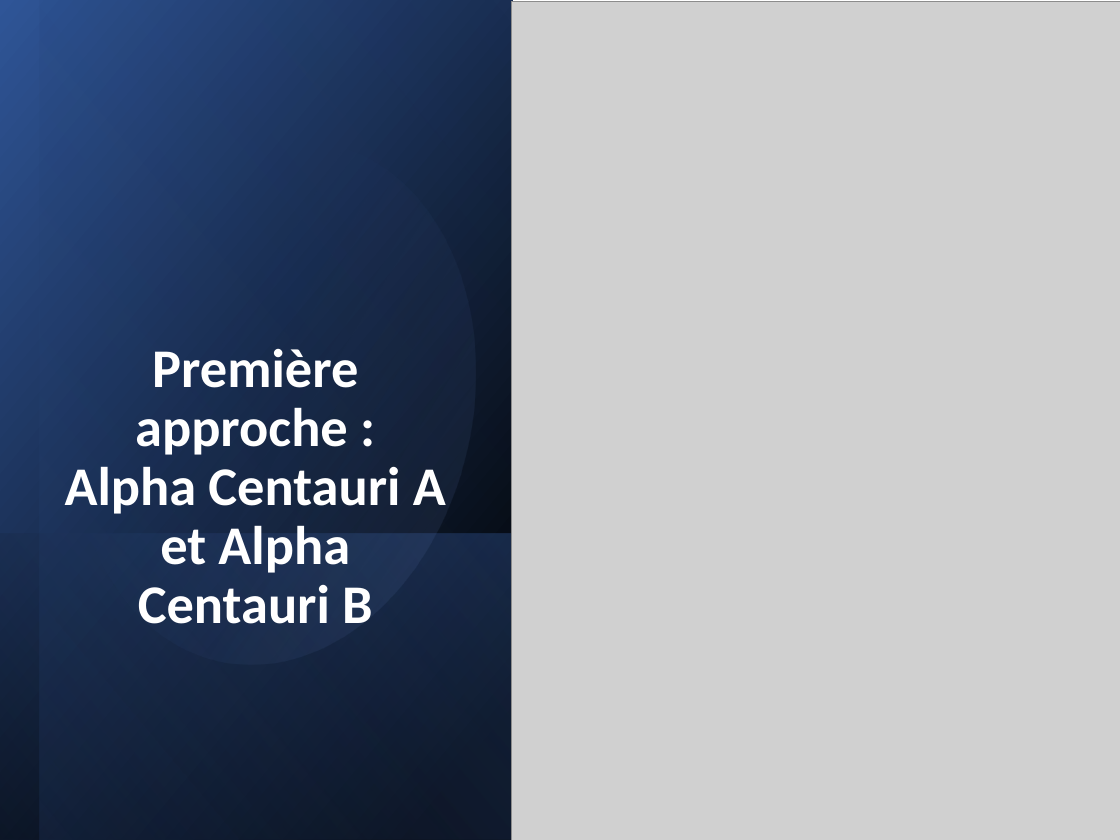
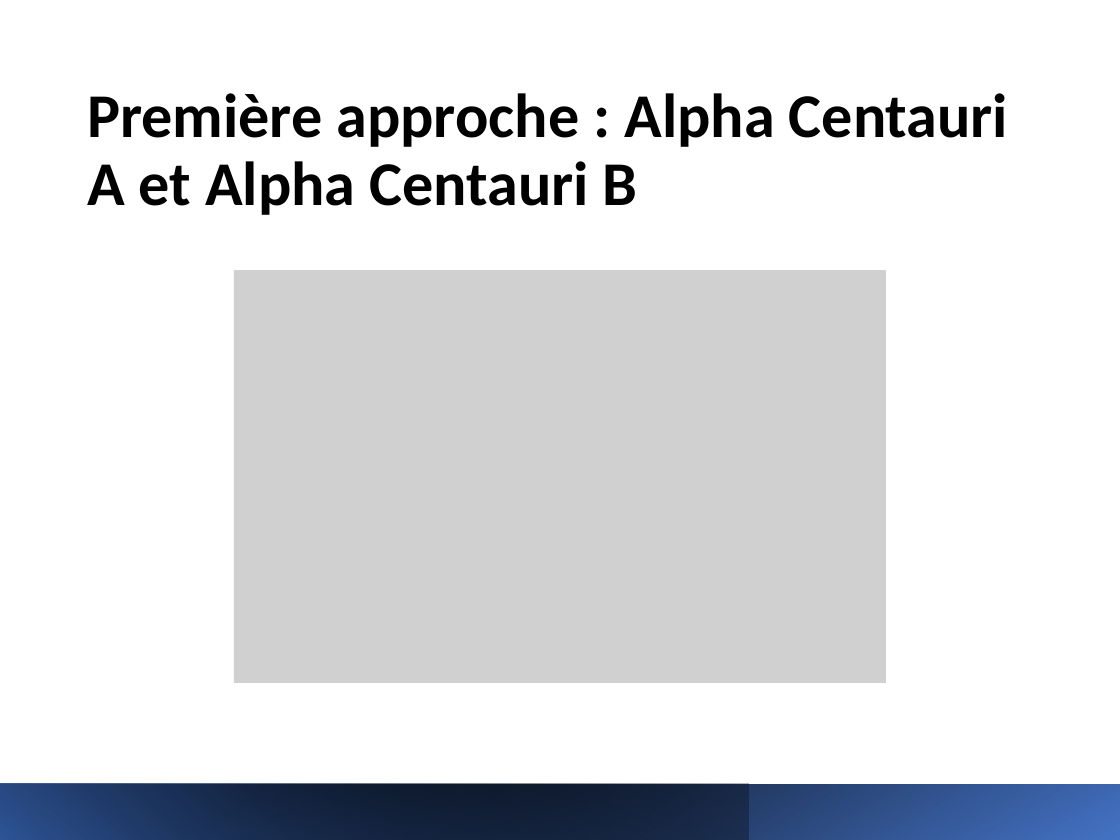
Before and after one commit to LauraElKaim/Project_Three_Body_Problem, a slide deck: slide 6 of beamer/Three_body_problem_powerpoint.pptx. Drawn at 1120x840 pixels with LibreOffice and Linux fonts; fonts in the diff are those of the drawing; grey boxes stand for pictures; background and template pictures are left out. Boxes give left, top, right and bottom in pixels: in the first picture for what was removed or moved away, otherwise in the second. Text is boxed around its words. In the diff, an @@ line names an element or a change of style, - is before the commit and + after.

```diff
--- a/beamer/Three_body_problem_powerpoint.pptx
+++ b/beamer/Three_body_problem_powerpoint.pptx
@@ rectangle removed at (0, 0, 513, 840) @@
@@ rectangle removed at (39, 1, 512, 840) @@
@@ picture removed at (512, 1, 1120, 840) @@
@@ title "Première approche : Alpha Centauri ...": place and size @@
-title "Première approche : Alpha Centauri ..." at (53, 194, 458, 641)
+title "Première approche : Alpha Centauri ..." at (87, 93, 1008, 215)
@@ title "Première approche : Alpha Centauri ..." at (87, 93, 1008, 215): size 35 to 40 pt, text colour #FFFFFF to #000000; alignment centre to left; vertical alignment bottom to top @@
@@ ellipse removed at (26, 103, 521, 701) @@
@@ picture added at (234, 270, 886, 683) @@
@@ picture removed at (533, 296, 1099, 485) @@
@@ rectangle removed at (0, 534, 511, 840) @@
@@ rectangle added at (0, 784, 1120, 840), fill gradient #4472C4 to #000000 @@
@@ rectangle added at (0, 784, 749, 840), fill gradient #000000 to #2F5597 @@
```
Also in this commit, not shown: 11 other slides changed, 2 slides added, 5 other files.
